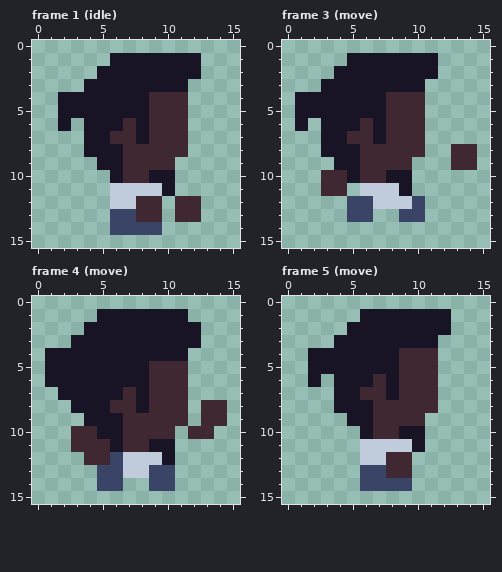
Pixel-art file -- assets/player_skin3.aseprite. The first picture shows the starting point.
16x16 pixels, 23 frames. Shown: frame 1 (idle), frame 3 (move), frame 4 (move), frame 5 (move). The commit also changed other frames, which this record leaves out.
After:
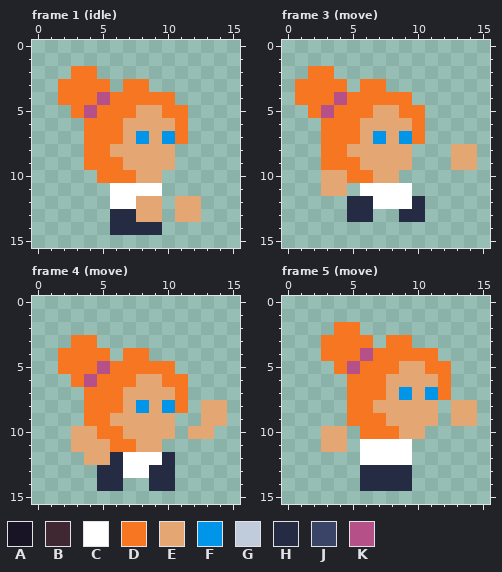
Palette (. is transparent): A #181425  B #3f2832  C #ffffff  D #f77622  E #e4a672  F #0095e9  G #c0cbdc  H #262b44  J #3a4466  K #b55088
Diff:
layer "kopf(lara) Copy" added
layer "head" removed
Changed rows in their new state; - is an unchanged pixel.
Frame 1 (idle):
first column x 2:
 1 ----.......
 2 -DD........
 3 DDDD.DD...-
 4 DDDKDDDDD.-
 5 .DKDDDEEDD-
 6 .-DDDEEEED-
 7 --DDDEFEFD-
 8 --DDEEEEE.-
 9 --DDDEEEE--
10 ---DDDEE.--
11 ----CCCC.--
12 ----CCEE-EE
13 ----HHEE-EE
14 ----HHHH---
Frame 3 (move):
first column x 1:
 1 ----.......---
 2 -DD........---
 3 DDDD.DD...----
 4 DDDKDDDDD.----
 5 .DKDDDEEDD----
 6 .-DDDEEEED----
 7 --DDDEFEFD----
 8 --DDEEEEE.--EE
 9 --DDDEEEE---EE
10 --EEDDEE.-----
11 --EE-CCCC-----
12 ----HHCCCH----
13 ----HH--HH----
Frame 4 (move):
first column x 1:
 1 ----.......---
 2 ---.........--
 3 --DD........--
 4 .DDDD.DD...---
 5 .DDDKDDDDD.---
 6 ..DKDDDEEDD---
 7 -..DDDEEEED---
 8 --.DDDEFEFD-EE
 9 ---DDEEEEE.-EE
10 --EEDDEEEE-EE-
11 --EEEDDEE.----
12 ---EEHCCCH----
13 ----HHCCHH----
14 ----HH--HH----
Frame 5 (move):
first column x 2:
 1 ----.......--
 2 --DD.......--
 3 -DDDD.DD..---
 4 .DDDKDDDDD---
 5 ..DKDDDEEDD--
 6 .-.DDDEEEED--
 7 --.DDDEFEFD--
 8 --.DDEEEEE-EE
 9 ---DDDEEEE-EE
10 -EE-DDDEE----
11 -EE-CCCC.----
12 ----CCCC-----
13 ----HHHH-----
14 ----HHHH-----
Boxes around the changes in both pictures, in picture pixels (x1, y1, x2, y2):
changed: (58, 53, 201, 235)
changed: (295, 53, 477, 222)
changed: (45, 309, 227, 491)
changed: (308, 309, 477, 491)
